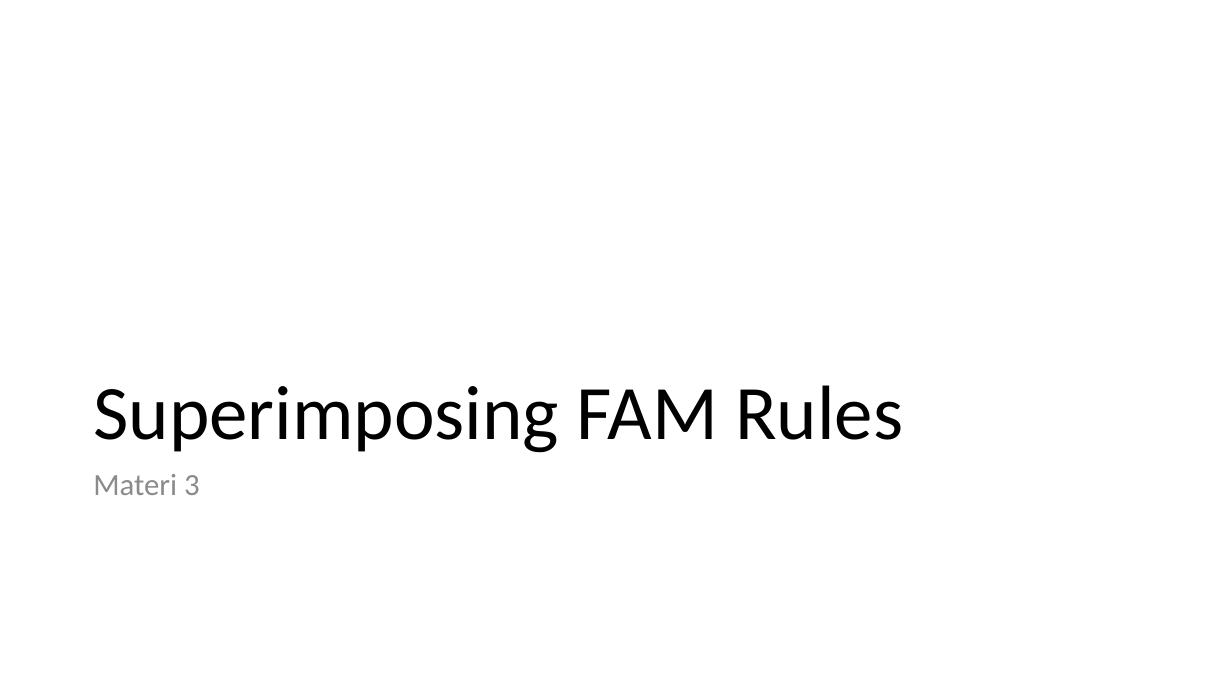
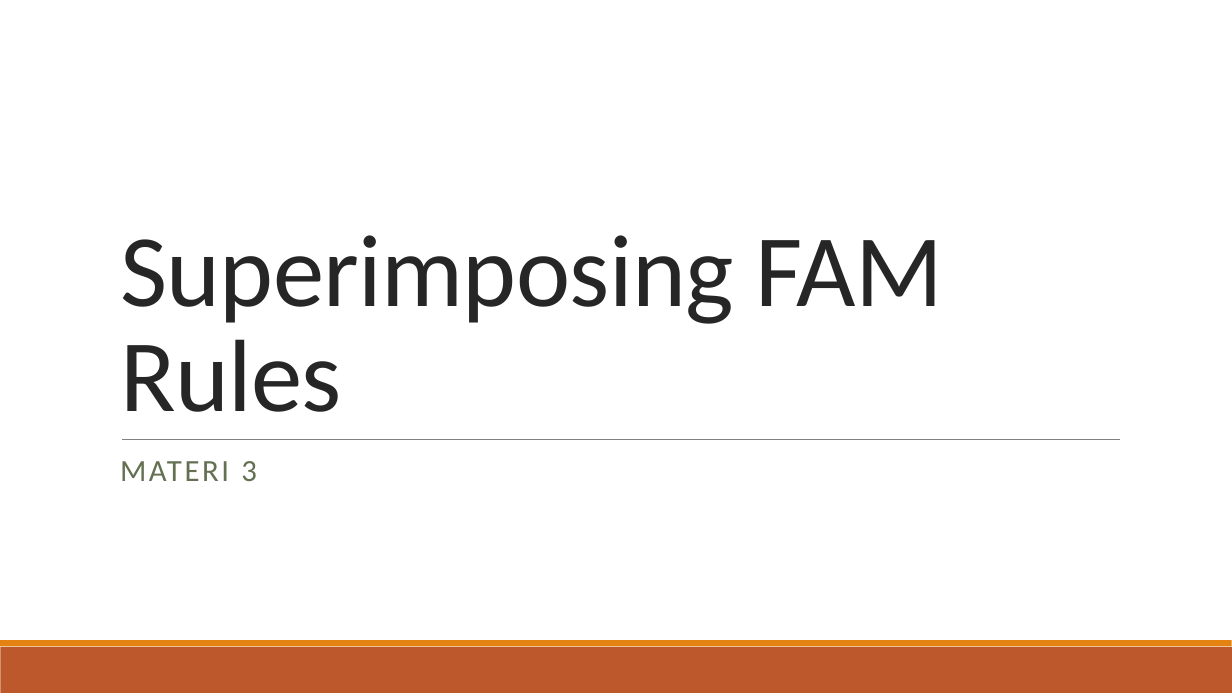
Before and after one commit to Ponita48/Tugas, a slide deck: slide 19 of Fuzzy/Poni - FAM/Fuzzy Associative Memory.pptx. Drawn at 1232x693 pixels with LibreOffice and Linux fonts; fonts in the diff are those of the drawing. Boxes give left, top, right and bottom in pixels: in the first picture for what was removed or moved away, otherwise in the second. Text is boxed around its words. In the diff, an @@ line names an element or a change of style, - is before the commit and + after.

```diff
--- a/Fuzzy/Poni - FAM/Fuzzy Associative Memory.pptx
+++ b/Fuzzy/Poni - FAM/Fuzzy Associative Memory.pptx
@@ title "Superimposing FAM Rules": place and size @@
-title "Superimposing FAM Rules" at <box>93,385,903,453</box>
+title "Superimposing FAM Rules" at <box>120,235,943,412</box>
@@ title "Superimposing FAM Rules" at <box>120,235,943,412</box>: size 60 to 80 pt, text colour #000000 to #262626, letter spacing 0 to -0.5 pt; line spacing 0.9 to 0.85 @@
@@ line added from (122, 439) to (1120, 439), #808080 0.5 pt @@
@@ text at <box>120,461,257,481</box>: text changed; text colour #8C8C8C to #637052 @@
-Materi 3
+MATERI 3
@@ rectangle added at <box>0,647,1232,693</box>, fill #BD582C @@
@@ rectangle added at <box>0,640,1232,647</box>, fill #E48312 @@
```
Also in this commit, not shown: 26 other slides changed, 1 other file.
